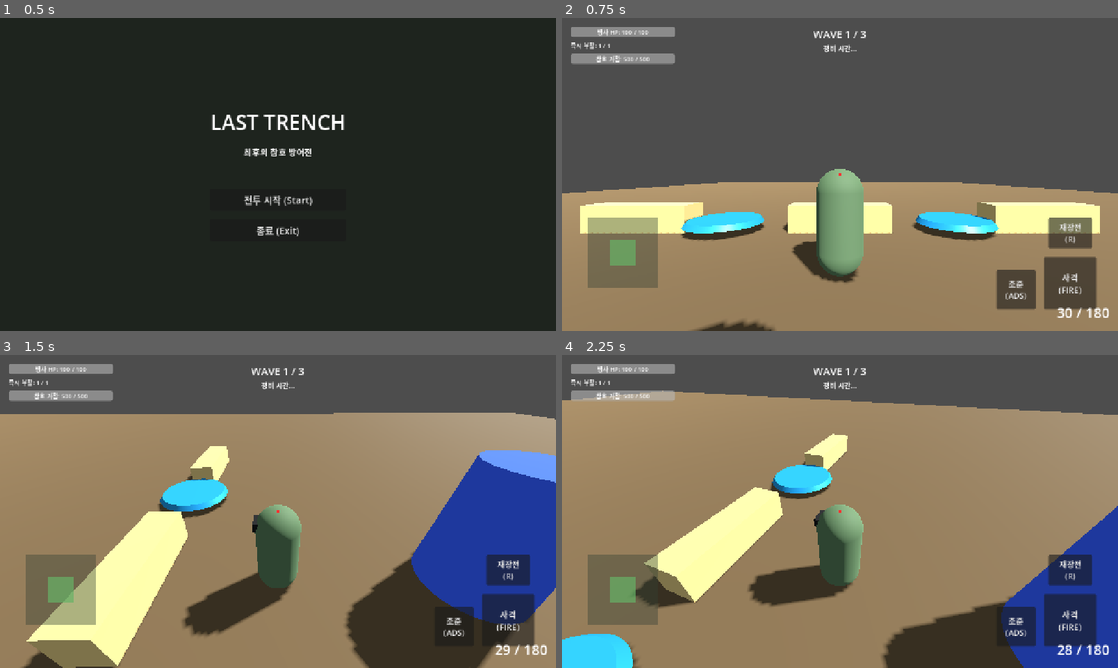
Above: before the commit, frames 1-4 (two rows, left to right).
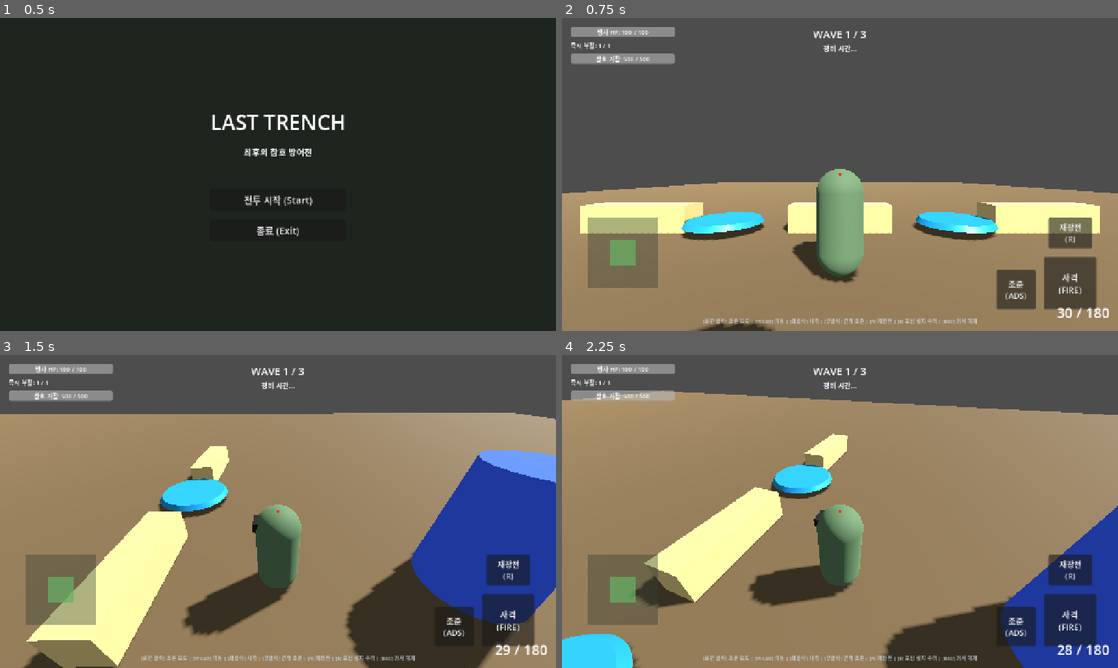
Above: after the commit, the same moments.

Repository: honglabai/last-trench
Game: Godot game, scene res://scenes/app/main_menu.tscn
Two runs of this game, one before a commit and one after it. Both use one fixed random seed, a clock stepped at 60 frames per second and the inputs below.
Inputs:
- Up to frame 1 (0.5 s): no input
- Up to frame 2 (0.75 s): click "전투 시작 (Start)" at 0.5 s
- Up to frame 3 (1.5 s): click "사격 (FIRE)" at 1.25 s
- Up to frame 4 (2.25 s): click "조준 (ADS)" at 2 s

Frame 1 is identical in both runs. In frame 2, 0.4% of the frame differs, in the area x 25-75%, y 96-98%; in frame 3, 0.4%; in frame 4, 0.5%.

Commit message:
feat: add WebGL export, PC mouse-look & keyboard controls, and local web runner

Diff:
--- a/scenes/ui/battle_hud.tscn
+++ b/scenes/ui/battle_hud.tscn
@@ -113,6 +113,27 @@
 text = "30 / 120"
 horizontal_alignment = 2
 
+[node name="BottomCenter" type="MarginContainer" parent="."]
+anchors_preset = 7
+anchor_left = 0.5
+anchor_top = 1.0
+anchor_right = 0.5
+anchor_bottom = 1.0
+offset_left = -350.0
+offset_top = -36.0
+offset_right = 350.0
+offset_bottom = -10.0
+grow_horizontal = 2
+grow_vertical = 0
+
+[node name="HelpLabel" type="Label" parent="BottomCenter"]
+layout_mode = 2
+theme_override_colors/font_color = Color(0.85, 0.9, 0.95, 0.75)
+theme_override_font_sizes/font_size = 12
+text = "[화면 클릭] 조준 모드 | [WASD] 이동 | [좌클릭] 사격 | [우클릭] 견착 조준 | [R] 재장전 | [E] 포탑 설치·수리 | [ESC] 커서 해제"
+horizontal_alignment = 1
+vertical_alignment = 1
+
 [node name="Center" type="CenterContainer" parent="."]
 anchors_preset = 15
 anchor_right = 1.0
--- a/scripts/app/game_root.gd
+++ b/scripts/app/game_root.gd
@@ -107,7 +107,7 @@
 		for slot in trench_map.get_defense_slots():
 			slot.interaction_available.connect(func(can_inst, can_rep):
 				active_slot_nearby = slot
-				var label := "포탑 설치" if can_inst else ("포탑 수리" if can_rep else "")
+				var label := "포탑 설치 [E]" if can_inst else ("포탑 수리 [E]" if can_rep else "")
 				if touch_controls:
 					touch_controls.set_interact_available(can_inst or can_rep, label)
 			)
@@ -166,6 +166,19 @@
 		for slot in trench_map.get_defense_slots():
 			slot.update_player_proximity(player.global_position)
 
+func _unhandled_input(event: InputEvent) -> void:
+	# Keyboard shortcut for DefenseSlot interaction
+	if event.is_action_pressed("interact"):
+		_on_interact_requested()
+	# Web/Desktop Mouse capture: click to lock, ESC to unlock
+	elif event is InputEventMouseButton:
+		if event.button_index == MOUSE_BUTTON_LEFT and event.pressed:
+			if Input.mouse_mode != Input.MOUSE_MODE_CAPTURED:
+				Input.mouse_mode = Input.MOUSE_MODE_CAPTURED
+	elif event is InputEventKey:
+		if event.pressed and event.keycode == KEY_ESCAPE:
+			Input.mouse_mode = Input.MOUSE_MODE_VISIBLE
+
 func _on_wave_state_changed(state: int) -> void:
 	if not battle_hud or not wave_director:
 		return
--- a/scripts/combat/player_controller.gd
+++ b/scripts/combat/player_controller.gd
@@ -51,7 +51,7 @@
 func _unhandled_input(event: InputEvent) -> void:
 	if is_dead:
 		return
-	if not manual_input_override and event is InputEventMouseMotion:
+	if event is InputEventMouseMotion:
 		if camera_rig:
 			camera_rig.handle_look_input(event.relative)
 
@@ -59,13 +59,18 @@
 	if is_dead:
 		return
 
-	# 1. Read input
+	# 1. Read input (Supports both Keyboard/Mouse and Mobile Touch)
+	var keyboard_vec := Input.get_vector("move_left", "move_right", "move_forward", "move_backward")
 	var move_vec := Vector2.ZERO
-	if manual_input_override:
+	if keyboard_vec.length_squared() > 0.01:
+		move_vec = keyboard_vec
+	elif manual_input_override:
 		move_vec = input_move_vector
-	else:
-		move_vec = Input.get_vector("move_left", "move_right", "move_forward", "move_backward")
-		is_aiming = Input.is_action_pressed("aim")
+
+	if Input.is_action_pressed("aim"):
+		is_aiming = true
+	elif not manual_input_override:
+		is_aiming = false
 
 	if camera_rig:
 		camera_rig.set_aiming(is_aiming)
@@ -106,9 +111,9 @@
 	if is_inside_tree() and get_world_3d() and get_world_3d().space.is_valid():
 		move_and_slide()
 
-	# 6. Firing and Reloading
-	var wants_reload := is_reload_requested if manual_input_override else Input.is_action_just_pressed("reload")
-	var wants_fire := is_firing_requested if manual_input_override else Input.is_action_pressed("fire")
+	# 6. Firing and Reloading (Supports both Keyboard/Mouse and Mobile Touch)
+	var wants_reload := Input.is_action_just_pressed("reload") or (manual_input_override and is_reload_requested)
+	var wants_fire := Input.is_action_pressed("fire") or (manual_input_override and is_firing_requested)
 
 	if wants_reload and weapon:
 		weapon.start_reload()
--- a/scripts/ui/battle_hud.gd
+++ b/scripts/ui/battle_hud.gd
@@ -58,6 +58,12 @@
 		if not _reload_label: _reload_label = get_node_or_null("BottomRight/VBox/ReloadLabel")
 		return _reload_label
 
+var _help_label: Label
+var help_label: Label:
+	get:
+		if not _help_label: _help_label = get_node_or_null("BottomCenter/HelpLabel")
+		return _help_label
+
 var _crosshair_dot: Control
 var crosshair_dot: Control:
 	get:
@@ -116,6 +122,8 @@
 	if victory_panel: victory_panel.visible = false
 	if defeat_panel: defeat_panel.visible = false
 	if reload_label: reload_label.visible = false
+	if OS.has_feature("mobile") and help_label:
+		help_label.visible = false
 
 	if victory_restart_btn: victory_restart_btn.pressed.connect(func(): restart_requested.emit())
 	if victory_menu_btn: victory_menu_btn.pressed.connect(func(): menu_requested.emit())
--- /dev/null
+++ b/tests/test_web_pc_controls.gd
@@ -0,0 +1,76 @@
+extends SceneTree
+
+func _init() -> void:
+	print("[TEST] Running Web & PC Controls Tests...")
+
+	# 1. Test PlayerController keyboard input integration
+	var player_scene = load("res://scenes/actors/player.tscn")
+	if not player_scene:
+		push_error("Failed to load player.tscn")
+		quit(1)
+		return
+
+	var player = player_scene.instantiate() as PlayerController
+	root.add_child(player)
+
+	# Test mouse motion input
+	var mouse_event = InputEventMouseMotion.new()
+	mouse_event.relative = Vector2(50.0, -25.0)
+	player._unhandled_input(mouse_event)
+
+	if not player.camera_rig or is_equal_approx(player.camera_rig.yaw, 0.0):
+		push_error("Mouse motion failed to rotate camera yaw")
+		quit(1)
+		return
+	print("[PASS] Mouse motion camera aiming verified: yaw = ", player.camera_rig.yaw)
+
+	# 2. Test GameRoot Keyboard Interact & DefenseSlot E shortcut
+	var root_scene = load("res://scenes/app/game_root.tscn")
+	var game_root = root_scene.instantiate() as GameRoot
+	root.add_child(game_root)
+
+	# Move player close to slot_left
+	var slots = game_root.trench_map.get_defense_slots()
+	if slots.is_empty():
+		push_error("No defense slots found in map")
+		quit(1)
+		return
+
+	var target_slot = slots[0]
+	game_root.player.position = target_slot.position + Vector3(0.0, 0.0, 1.0)
+	target_slot.update_player_proximity(game_root.player.position)
+	game_root.active_slot_nearby = target_slot
+
+	if not target_slot.can_install():
+		push_error("Target slot not available for installation")
+		quit(1)
+		return
+
+	# Trigger E key interact
+	var interact_event = InputEventAction.new()
+	interact_event.action = "interact"
+	interact_event.pressed = true
+	game_root._unhandled_input(interact_event)
+
+	if not target_slot.is_occupied:
+		push_error("Pressing E failed to install turret on slot")
+		quit(1)
+		return
+	print("[PASS] PC [E] key turret installation on DefenseSlot verified")
+
+	# 3. Test BattleHUD Help Label
+	if not game_root.battle_hud or not game_root.battle_hud.help_label:
+		push_error("BattleHUD help_label missing")
+		quit(1)
+		return
+	if not game_root.battle_hud.help_label.text.contains("[WASD]"):
+		push_error("BattleHUD help text missing WASD guide")
+		quit(1)
+		return
+	print("[PASS] BattleHUD PC controls guide text verified: ", game_root.battle_hud.help_label.text)
+
+	player.queue_free()
+	game_root.queue_free()
+
+	print("[TEST COMPLETE] Web & PC controls tests passed with 0 errors!")
+	quit(0)
Not shown, changed: export_presets.cfg
Not shown, added: tests/test_web_pc_controls.gd.uid
Not shown, added: docs/web_play_guide.md
